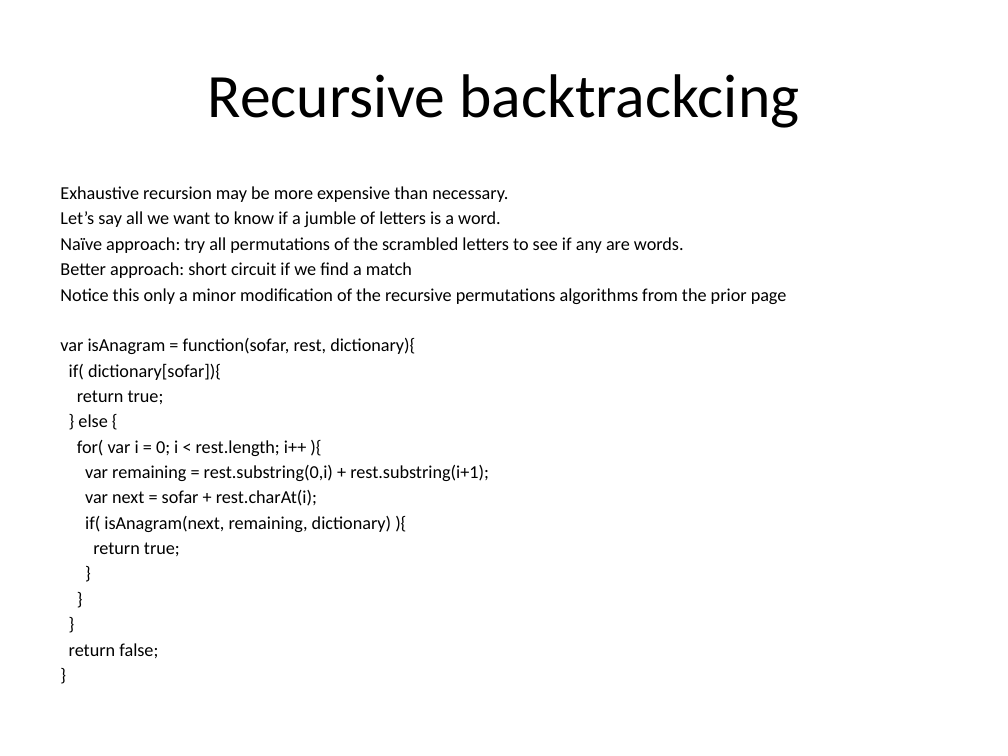
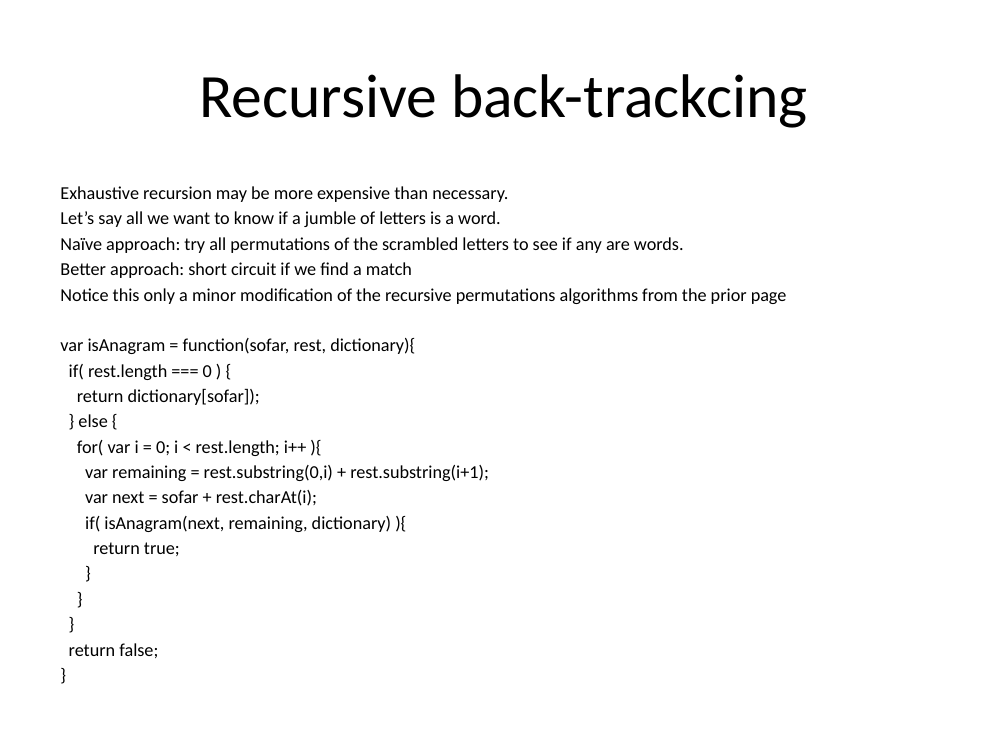
Before and after one commit to azavadil/az_recursion, a slide deck: slide 6 of recursivePatterns.pptx (slide 5 before the commit). Drawn at 1008x756 pixels with LibreOffice and Linux fonts; fonts in the diff are those of the drawing. Boxes give left, top, right and bottom in pixels: in the first picture for what was removed or moved away, otherwise in the second. Text is boxed around its words. In the diff, an @@ line names an element or a change of style, - is before the commit and + after.

```diff
--- a/recursivePatterns.pptx
+++ b/recursivePatterns.pptx
@@ title at bbox=[199, 74, 808, 128]: text changed @@
-Recursive backtrackcing
+Recursive back-trackcing
@@ text at bbox=[69, 364, 260, 405]: text changed @@
-if( dictionary[sofar]){
-return true;
+if( rest.length === 0 ) {
+return dictionary[sofar]);
```
Also in this commit, not shown: 1 other slide changed, 2 slides added, 2 other files.
